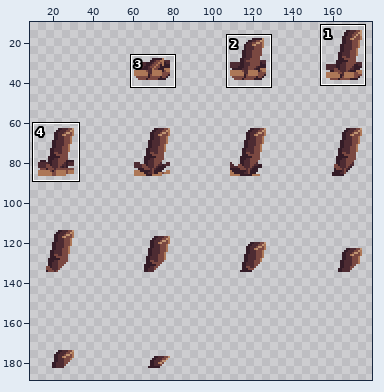
A sprite sheet gets an edit: assets/spell/earth_wall.png. The first picture is a wide view before the edit; the outline marks the close-up.
Close-up. As it was:
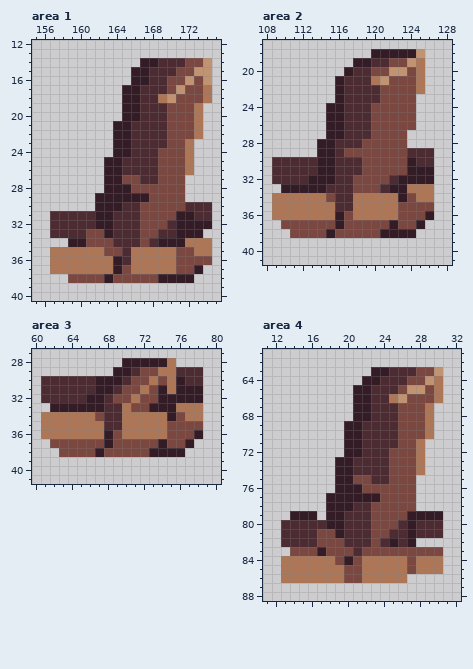
The file is 192x192 pixels. Shown: area 1: x 155..175, y 12..40; area 2: x 108..128, y 17..41; area 3: x 60..80, y 27..41; area 4: x 11..32, y 61..88. The wide view leaves out empty margins. The commit also changed other parts of the picture, which this record leaves out.
New version:
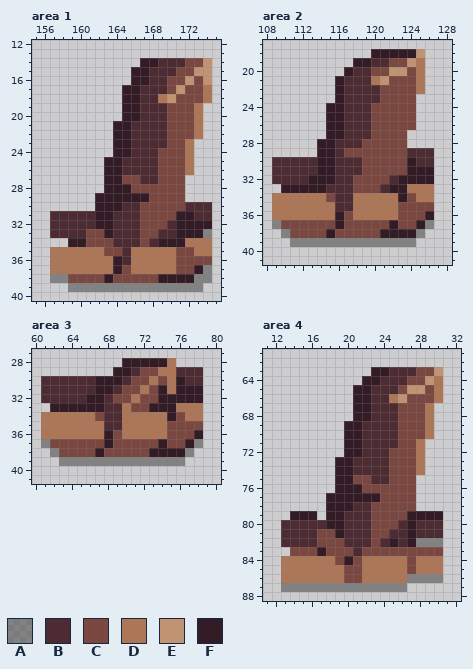
Palette (. is transparent): A #3f3f3f87  B #4d2b32  C #7a4841  D #ad7757  E #c09473  F #341c27
Difference:
Area 1:
The edit adds colour A in row 33 at x 174; in row 37 at x 174; in row 38 at x 157 to 158 and 173 to 174; in row 39 at x 159 to 173.
Area 2:
The edit adds colour A in row 37 at x 109 and 126; in row 38 at x 110 and 125; in row 39 at x 111 to 124.
Area 3:
The edit adds colour A in row 37 at x 61 and 78; in row 38 at x 62 and 77; in row 39 at x 63 to 76.
Area 4:
The edit adds colour A in row 82 at x 28 to 30; in row 86 at x 27 to 30; in row 87 at x 13 to 26.
Changed places in both close-ups, as pixel boxes (x1, y1, x2, y2):
added: (50, 229, 212, 292)
added: (272, 220, 434, 247)
added: (41, 439, 203, 466)
added: (281, 538, 443, 592)
